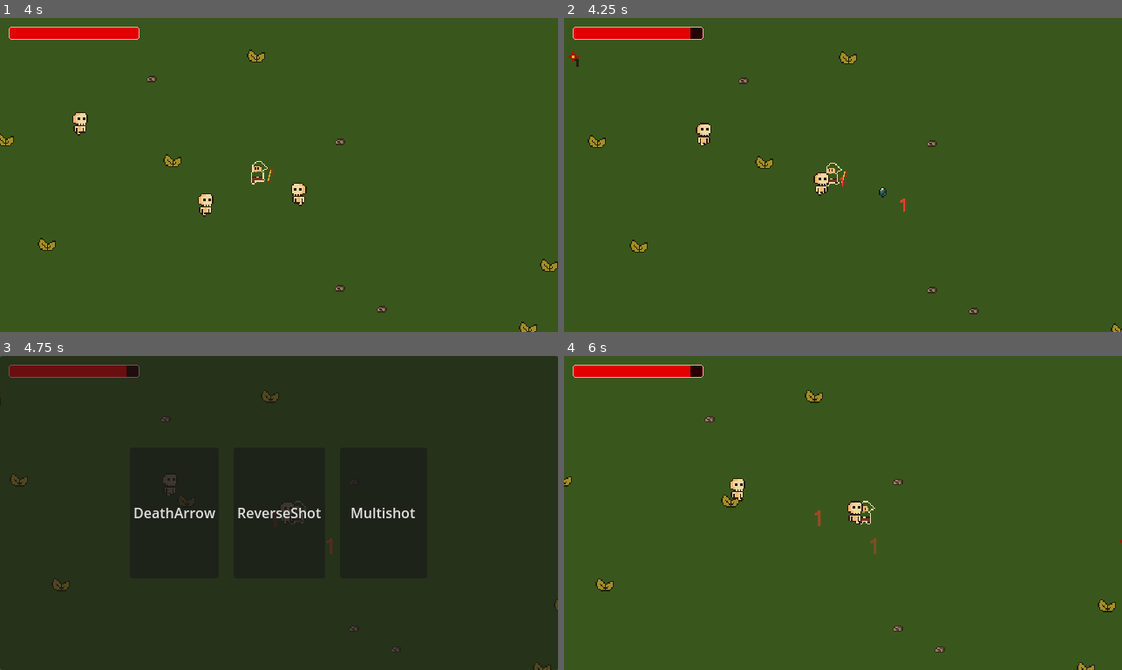
Above: before the commit, frames 1-4 (two rows, left to right).
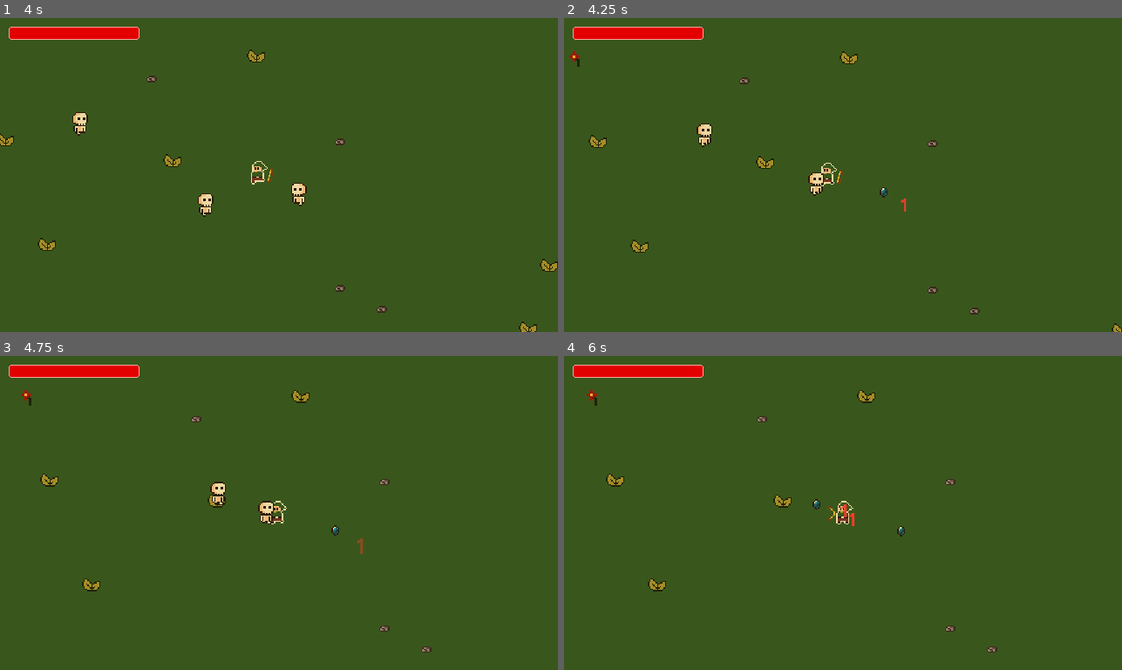
Above: after the commit, the same moments.

Repository: danilomacb/RAMter
Game: Godot game, scene res://Scenes/Game.tscn
Two runs of this game, one before a commit and one after it. Both use one fixed random seed, a clock stepped at 60 frames per second and the inputs below.
Inputs (mouse positions are in pixels of both pictures, inside the frame that each line leads up to):
- Up to frame 1 (4 s): move the mouse to (401, 159) at 0.52 s; hold Right (MoveRight) 0.53-1.28 s; move the mouse to (167, 190) at 1.27 s; hold Down (MoveDown) 1.28-2.03 s; move the mouse to (334, 105) at 2.02 s; hold Right (MoveRight) 2.03-2.78 s; move the mouse to (251, 237) at 2.77 s; hold Up (MoveUp) 2.78-3.53 s; move the mouse to (446, 222) at 3.52 s; hold Left (MoveLeft) from 3.53 s (still down)
- Up to frame 2 (4.25 s): keep holding Left (MoveLeft)
- Up to frame 3 (4.75 s): keep holding Left (MoveLeft); move the mouse to (111, 465) at 4.27 s
- Up to frame 4 (6 s): move the mouse to (870, 513) at 5.02 s; release Left (MoveLeft) at 5.03 s; hold Down (MoveDown) 5.03-5.75 s; click "DeathArrow" at 5.75 s

Frame 1 is identical in both runs. In frame 2, 0.8% of the frame differs, in the area x 0-100%, y 3-100%; in frame 3, 99%, in the area x 0-100%, y 0-100%; in frame 4, 1.9%.

Commit message:
moving enemies using velocity

Diff:
--- a/Scripts/Enemy.gd
+++ b/Scripts/Enemy.gd
@@ -10,9 +10,17 @@
 var playerBody: CharacterBody2D
 
 func _physics_process(delta):
-	var playerPos = get_node("/root/Game/Player").global_position
-	global_position = global_position.move_toward(playerPos, delta * moveSpeed)
+	Move()
 
+func Move():
+	var playerPos: Vector2 = get_node("/root/Game/Player").global_position
+	var direction = (playerPos - global_position).normalized()
+	velocity = direction * moveSpeed
+	move_and_slide()
+
+	Flip(playerPos)
+
+func Flip(playerPos):
 	if flip && playerPos.x >= global_position.x:
 		animatedSprite2D.flip_h = false
 	if flip && playerPos.x < global_position.x:
